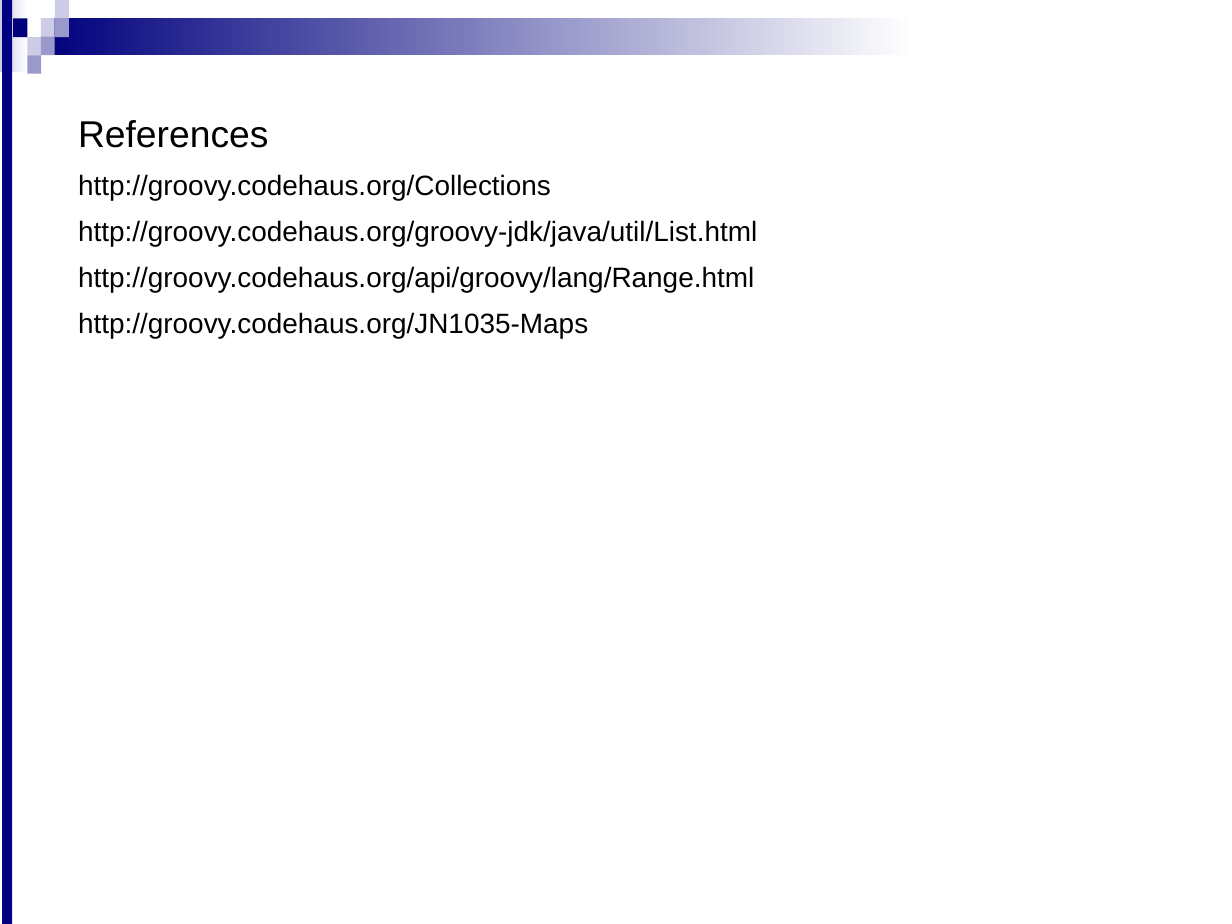
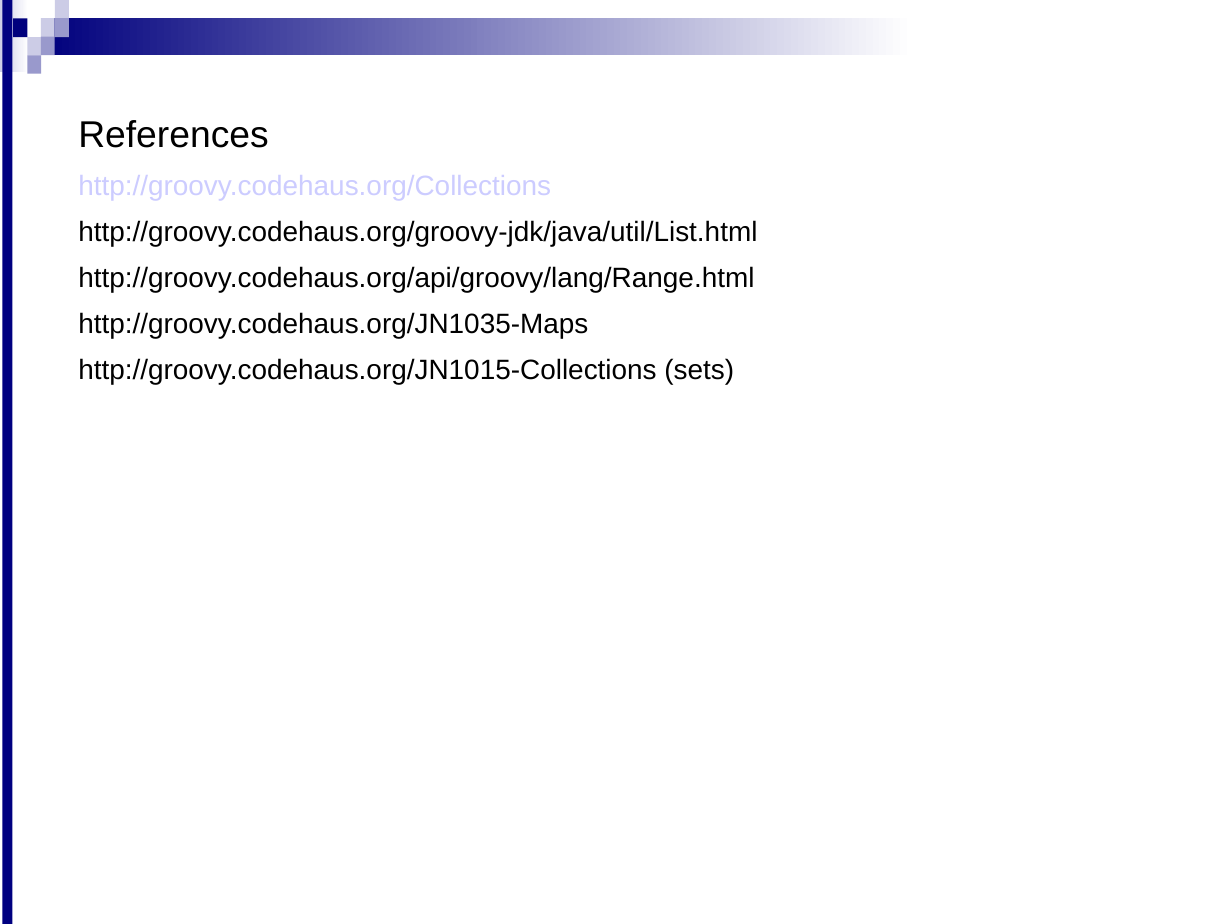
Before and after one commit to hiteshBhatia/Collection, a slide deck: slide 22 of Day2-GroovyCollections(2).ppt. Drawn at 1232x924 pixels with LibreOffice and Linux fonts; fonts in the diff are those of the drawing; background and template pictures are left out. Boxes give left, top, right and bottom in pixels: in the first picture for what was removed or moved away, otherwise in the second. Text is boxed around its words. In the diff, an @@ line names an element or a change of style, - is before the commit and + after.

```diff
--- a/Day2-GroovyCollections(2).ppt
+++ b/Day2-GroovyCollections(2).ppt
@@ text at (x1=78, y1=175, x2=551, y2=200): text colour #000000 to #CCCCFF in "http://groovy.codehaus.org/Collections" @@
@@ text at (x1=78, y1=358, x2=734, y2=384): paragraph added @@
+http://groovy.codehaus.org/JN1015-Collections (sets)
```
Also in this commit, not shown: 2 other slides changed.
